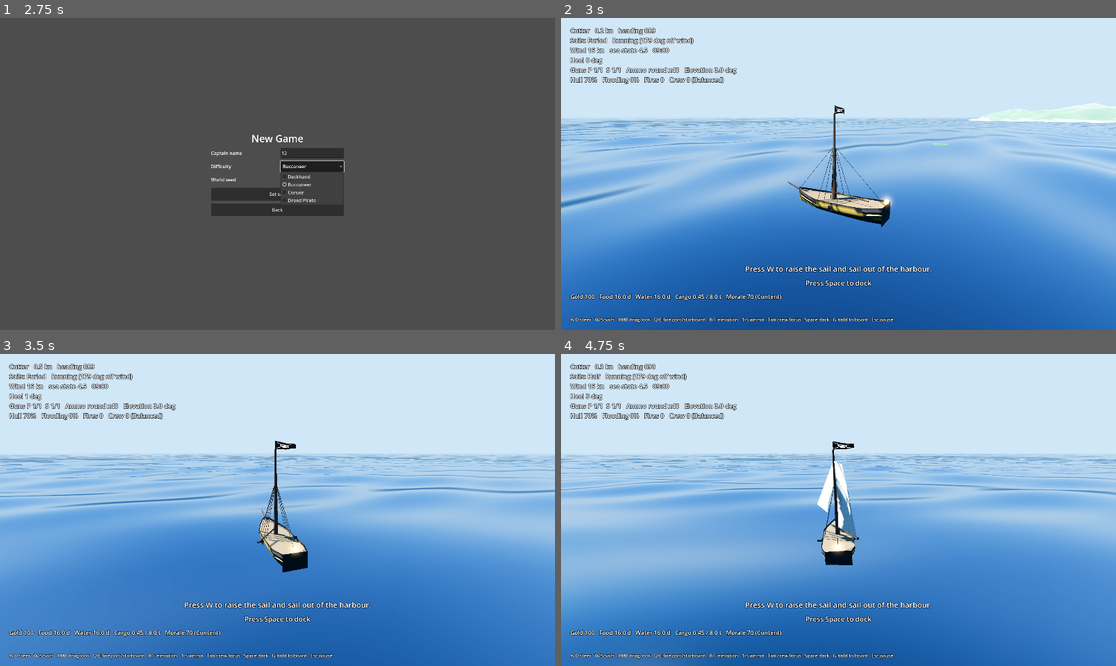
Above: before the commit, frames 1-4 (two rows, left to right).
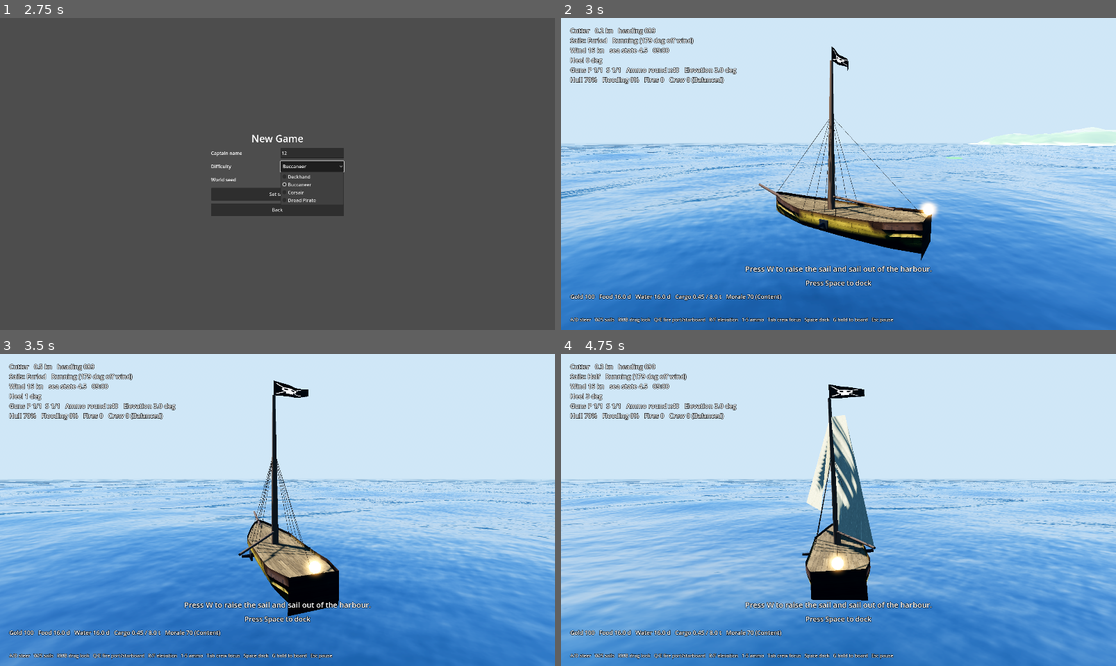
Above: after the commit, the same moments.

Repository: xsevcikr/Pirate_Empire
Game: Godot game, scene res://scenes/main_menu.tscn
The game is run twice, just before and just after one commit, with the same random seed, the same clock (stepped at 60 frames per second) and the same inputs.
Inputs (mouse positions are in pixels of both pictures, inside the frame that each line leads up to):
- Up to frame 1 (2.75 s): click "New Game" at 0.5 s; click (310, 152) at 1.27 s; type "12" at 1.35 s; click "Buccaneer" at 2 s
- Up to frame 2 (3 s): click "Set sail" at 2.75 s
- Up to frame 3 (3.5 s): no input
- Up to frame 4 (4.75 s): tap W (sail_up) at 3.5, 4.25 s; move the mouse to (960, 494) at 3.52 s; hold D (steer_right) 3.53-4.25 s; tap 1 (ammo_1) at 3.6 s; click (960, 494) at 3.67 s; drag from (727, 525) to (810, 572) at 4.27 s

Frame 1 is identical in both runs. In frame 2, 32% of the frame differs, in the area x 0-100%, y 9-100%; in frame 3, 29%; in frame 4, 44%.

Commit message:
Graphics: rippled sea with foam, planked hull, sailors on deck, closer chase camera, warmer canvas

Diff:
--- a/shaders/ocean.gdshader
+++ b/shaders/ocean.gdshader
@@ -8,8 +8,8 @@
 uniform vec4 wave_a[12];
 uniform vec4 wave_b[12];
 uniform float ocean_time = 0.0;
-uniform vec3 shallow_color : source_color = vec3(0.247, 0.816, 0.788);
-uniform vec3 deep_color : source_color = vec3(0.043, 0.165, 0.29);
+uniform vec3 shallow_color : source_color = vec3(0.1, 0.62, 0.62);
+uniform vec3 deep_color : source_color = vec3(0.012, 0.075, 0.15);
 uniform vec3 sky_color : source_color = vec3(0.55, 0.7, 0.9);
 uniform vec3 foam_color : source_color = vec3(0.95, 0.97, 1.0);
 uniform float fade_start = 900.0;
@@ -18,6 +18,29 @@
 varying float v_height;
 varying float v_foam;
 varying float v_amp_scale;
+varying vec3 v_world;
+
+float hash(vec2 p) {
+	return fract(sin(dot(p, vec2(127.1, 311.7))) * 43758.5453);
+}
+
+float noise(vec2 p) {
+	vec2 i = floor(p);
+	vec2 f = fract(p);
+	f = f * f * (3.0 - 2.0 * f);
+	return mix(mix(hash(i), hash(i + vec2(1.0, 0.0)), f.x), mix(hash(i + vec2(0.0, 1.0)), hash(i + vec2(1.0, 1.0)), f.x), f.y);
+}
+
+float fbm(vec2 p) {
+	float v = 0.0;
+	float a = 0.5;
+	for (int i = 0; i < 4; i++) {
+		v += a * noise(p);
+		p = p * 2.07 + vec2(11.3, 7.1);
+		a *= 0.5;
+	}
+	return v;
+}
 
 void vertex() {
 	vec3 world = (MODEL_MATRIX * vec4(VERTEX, 1.0)).xyz;
@@ -51,18 +74,37 @@
 	v_height = disp.y;
 	v_foam = smoothstep(0.4, 0.7, pinch) * fade;
 	v_amp_scale = max(total_amp, 0.05);
+	v_world = world + disp;
 }
 
 void fragment() {
-	float ndv = clamp(dot(normalize(NORMAL), normalize(VIEW)), 0.0, 1.0);
+	vec3 cam = (INV_VIEW_MATRIX * vec4(0.0, 0.0, 0.0, 1.0)).xyz;
+	float dist = distance(v_world.xz, cam.xz);
+	float near = 1.0 - smoothstep(40.0, 700.0, dist);
+	// small ripples on top of the big swell, scrolling with the wind
+	vec2 p = v_world.xz;
+	float t = ocean_time;
+	vec2 e = vec2(0.12, 0.0);
+	vec2 q = p * 0.33 + vec2(t * 0.35, t * 0.12);
+	float h0 = fbm(q);
+	vec2 g = vec2(fbm(q + e.xy) - h0, fbm(q + e.yx) - h0) / e.x;
+	vec2 q2 = p * 1.1 - vec2(t * 0.5, -t * 0.3);
+	float h2 = fbm(q2);
+	g += vec2(fbm(q2 + e.xy) - h2, fbm(q2 + e.yx) - h2) / e.x * 0.2;
+	vec3 wn = (INV_VIEW_MATRIX * vec4(normalize(NORMAL), 0.0)).xyz;
+	wn = normalize(wn + vec3(-g.x, 0.0, -g.y) * 0.07 * near);
+	NORMAL = normalize((VIEW_MATRIX * vec4(wn, 0.0)).xyz);
+	float ndv = clamp(dot(NORMAL, normalize(VIEW)), 0.0, 1.0);
 	float fresnel = 0.02 + 0.98 * pow(1.0 - ndv, 5.0);
 	float crest = clamp(v_height / v_amp_scale * 0.5 + 0.5, 0.0, 1.0);
-	vec3 water = mix(deep_color, shallow_color, crest * 0.5);
-	vec3 col = mix(water, foam_color, v_foam);
+	vec3 water = mix(deep_color, shallow_color, crest * 0.55 + 0.15 * h0);
+	// foam: crest lines broken up by noise, plus streaks in the troughs of the ripple field
+	float breakup = fbm(p * 0.8 + vec2(t * 0.15, 0.0));
+	float foam = clamp(v_foam * (0.4 + 1.2 * breakup) + smoothstep(0.8, 0.95, h2) * crest * 0.25 * near, 0.0, 1.0);
+	vec3 col = mix(water, foam_color, foam);
 	ALBEDO = col;
-	ROUGHNESS = mix(0.08, 0.85, v_foam);
-	SPECULAR = 0.5;
+	ROUGHNESS = mix(0.06, 0.85, foam);
+	SPECULAR = 0.6;
 	METALLIC = 0.0;
-	// Sky reflection and crest subsurface glow
-	EMISSION = 0.45 * fresnel * sky_color * (1.0 - v_foam) + shallow_color * 0.12 * crest * crest * (1.0 - v_foam);
+	EMISSION = 0.5 * fresnel * sky_color * (1.0 - foam) + shallow_color * 0.2 * crest * crest * (1.0 - foam);
 }
--- a/shaders/sail.gdshader
+++ b/shaders/sail.gdshader
@@ -7,7 +7,7 @@
 uniform float damage : hint_range(0.0, 1.0) = 0.0;
 uniform vec3 bulge_dir = vec3(0.0, 0.0, -1.0);
 uniform float bulge_depth = 2.0;
-uniform vec3 canvas_color : source_color = vec3(0.97, 0.92, 0.80);
+uniform vec3 canvas_color : source_color = vec3(0.80, 0.72, 0.55);
 uniform vec3 stain_color : source_color = vec3(0.55, 0.45, 0.32);
 uniform float time_offset = 0.0;
 
--- a/shaders/wood.gdshader
+++ b/shaders/wood.gdshader
@@ -1,4 +1,5 @@
 shader_type spatial;
+render_mode cull_disabled;
 // Weathered planks: grooves, per-plank tint, grain and butt joints, from object-space position.
 
 uniform vec3 wood_color : source_color = vec3(0.50, 0.34, 0.19);
@@ -8,8 +9,11 @@
 uniform bool along_x = false;
 uniform float wear : hint_range(0.0, 1.0) = 0.5;
 uniform float rough = 0.85;
+uniform bool use_vertex_color = false;
+uniform vec3 tint : source_color = vec3(1.0);
 
 varying vec3 v_obj;
+varying vec4 v_col;
 
 float hash(vec2 p) {
 	return fract(sin(dot(p, vec2(127.1, 311.7))) * 43758.5453);
@@ -24,6 +28,7 @@
 
 void vertex() {
 	v_obj = VERTEX;
+	v_col = COLOR;
 }
 
 void fragment() {
@@ -40,7 +45,11 @@
 	c *= 0.78 + 0.35 * grain;
 	c = mix(c, c * vec3(0.8, 0.82, 0.86), wear * noise(p.xz * 2.2 + p.y));
 	c *= mix(0.35, 1.0, groove * jline);
-	ALBEDO = c;
+	if (use_vertex_color) {
+		float m = dot(c, vec3(0.33)) / 0.36;
+		c = v_col.rgb * clamp(m, 0.45, 1.5);
+	}
+	ALBEDO = c * tint;
 	ROUGHNESS = rough - 0.15 * grain;
 	SPECULAR = 0.25;
 }
--- a/src/combat/deck/deck_fighter_view.gd
+++ b/src/combat/deck/deck_fighter_view.gd
@@ -22,6 +22,8 @@
 }
 
 var fighter: FighterState
+var show_label: bool = true
+var pose_idle_only: bool = false  ## ship-board crew: no fight, only breathing and a slow turn
 var _body: Node3D
 var _hips: Node3D
 var _leg_l: Node3D
@@ -105,6 +107,7 @@
 		var ring: MeshInstance3D = DeckArt.add_mesh(self, DeckArt.cyl(0.62, 0.62, 0.02, 24), _glow(Color(1.0, 0.8, 0.25)), Vector3(0, 0.03, 0))
 		ring.name = "Ring"
 	_label = Label3D.new()
+	_label.visible = show_label
 	_label.billboard = BaseMaterial3D.BILLBOARD_ENABLED
 	_label.font_size = 18
 	_label.pixel_size = 0.01
--- a/src/player/camera_rig.gd
+++ b/src/player/camera_rig.gd
@@ -2,8 +2,8 @@
 extends Node3D
 ## Third-person chase camera: 28 m behind, 11 m up, FOV 65. Right mouse drag orbits freely.
 
-const DISTANCE: float = 28.0
-const HEIGHT: float = 11.0
+const DISTANCE: float = 24.0
+const HEIGHT: float = 8.5
 const FOLLOW_LAG: float = 2.5
 const FOV_DEG: float = 65.0
 
@@ -49,7 +49,7 @@
 	var back := Vector3(-sin(yaw), 0.0, -cos(yaw))
 	var scale: float = 1.0
 	if target is Ship:
-		scale = clampf((target as Ship).stats.length_m / 18.0, 1.0, 3.2)
+		scale = clampf((target as Ship).stats.length_m / 18.0, 0.7, 3.2)
 	var height: float = (HEIGHT + _orbit_pitch * 25.0) * scale
 	var pos: Vector3 = target.global_position + back * DISTANCE * scale + Vector3.UP * height
 	global_position = pos
--- a/src/ships/ship.gd
+++ b/src/ships/ship.gd
@@ -279,13 +279,13 @@
 
 var sink_started: bool = false
 var visuals: ShipVisuals
-var _hull_material: StandardMaterial3D
+var _hull_material: ShaderMaterial
 
 
 func _update_damage_visuals() -> void:
 	if _hull_material:
 		var f: float = damage.hull_fraction()
-		_hull_material.albedo_color = Color.WHITE.lerp(Color(0.35, 0.3, 0.3), 1.0 - f)
+		_hull_material.set_shader_parameter("tint", Color.WHITE.lerp(Color(0.35, 0.3, 0.3), 1.0 - f))
 
 
 func _process(delta: float) -> void:
--- a/src/ships/ship_visuals.gd
+++ b/src/ships/ship_visuals.gd
@@ -8,7 +8,7 @@
 var ship: Ship
 var stats: ShipStats
 var root: Node3D
-var hull_material: StandardMaterial3D
+var hull_material: ShaderMaterial
 var mast_groups: Array[Node3D] = []
 var sail_materials: Array[ShaderMaterial] = []
 var _tiers: Array[Dictionary] = []  # {node, material, rig, tier, mast, square}
@@ -17,6 +17,9 @@
 var _spray_r: CPUParticles3D
 var _time: float = 0.0
 var _rig_yaw: PackedFloat32Array = PackedFloat32Array()
+var _hands: Array[DeckFighterView] = []
+var _hands_root: Node3D
+const MAX_VISIBLE_HANDS: int = 9
 
 
 static func half_width(stats: ShipStats, t: float) -> float:
@@ -91,7 +94,7 @@
 	verts.append(Vector3(sw * 0.93, stop, zc))
 	verts.append(Vector3(-sw * 0.93, stop, zc))
 	for v in 4:
-		cols.append(Color(0.1, 0.06, 0.04))
+		cols.append(Color(0.24, 0.14, 0.08))
 	idx.append_array([base, base + 1, base + 2, base, base + 2, base + 3])
 	# Deck
 	var deck_y: float = F * 0.78
@@ -109,13 +112,16 @@
 		var a2: int = db + i * 2
 		idx.append_array([a2, a2 + 1, a2 + 2, a2 + 1, a2 + 3, a2 + 2])
 	var mesh := _mesh_from(verts, cols, idx)
-	hull_material = StandardMaterial3D.new()
-	hull_material.vertex_color_use_as_albedo = true
-	hull_material.roughness = 0.78
-	hull_material.cull_mode = BaseMaterial3D.CULL_DISABLED
+	var planks := ShaderMaterial.new()
+	hull_material = planks
+	planks.shader = load("res://shaders/wood.gdshader")
+	planks.set_shader_parameter("use_vertex_color", true)
+	planks.set_shader_parameter("plank_width", 0.28)
+	planks.set_shader_parameter("plank_len", 3.5)
+	planks.set_shader_parameter("wear", 0.7)
 	var mi := MeshInstance3D.new()
 	mi.mesh = mesh
-	mi.material_override = hull_material
+	mi.material_override = planks
 	root.add_child(mi)
 
 
@@ -124,7 +130,7 @@
 		return Color(0.30, 0.10, 0.06)  # copper-red below the waterline
 	if y > F - 1.05 and y < F - 0.35:
 		return Color(0.78, 0.58, 0.16)  # gun-row stripe
-	return Color(0.09, 0.06, 0.045)
+	return Color(0.26, 0.15, 0.085)
 
 
 ## Builds an ArrayMesh with outward-facing, consistent normals (winding is fixed per triangle).
@@ -479,9 +485,47 @@
 		mast_groups[index].visible = vis
 
 
+## Sailors on deck: figures stand at fixed stations along the deck, one per two hands up to a cap. Only the
+## player's ship carries them, to keep eight-ship battles inside the frame budget.
+func _sync_hands() -> void:
+	if ship.ai != null or ship.crew == null:
+		return
+	var want: int = mini(ceili(float(ship.crew.count) / 2.0), MAX_VISIBLE_HANDS)
+	if want == _hands.size():
+		return
+	if _hands_root == null:
+		_hands_root = Node3D.new()
+		_hands_root.name = "Hands"
+		ship.add_child(_hands_root)
+	while _hands.size() > want:
+		var gone: DeckFighterView = _hands.pop_back()
+		gone.queue_free()
+	var types: Array[String] = ["seasoned", "green", "swordsman", "gunner", "green", "seasoned", "bosun", "green", "musketeer"]
+	while _hands.size() < want:
+		var i: int = _hands.size()
+		var f: FighterState = FighterState.make_crew(types[i % types.size()])
+		f.id = 100 + i * 3
+		f.melee = "cutlass"
+		var side: float = 1.0 if i % 2 == 0 else -1.0
+		var z: float = lerpf(-0.22, 0.4, float(i) / float(maxi(MAX_VISIBLE_HANDS - 1, 1))) * stats.length_m
+		var t: float = z / stats.length_m + 0.5
+		f.pos = Vector2(side * (half_width(stats, t) * 0.55 + 0.1 * float(i % 3)), z)
+		f.dir = Vector2(side * 0.3, -1.0 if i % 3 == 0 else 0.4).normalized()
+		var v := DeckFighterView.new()
+		v.fighter = f
+		v.show_label = false
+		v.scale = Vector3.ONE * clampf(stats.beam_m / 7.0, 0.8, 1.0)
+		var holder := Node3D.new()
+		holder.position = Vector3(0, stats.freeboard_m * 0.78 * 0.88, 0)
+		holder.add_child(v)
+		_hands_root.add_child(holder)
+		_hands.append(v)
+
+
 ## Per-frame: sail trim, billow, tears, wake strength.
 func update(delta: float) -> void:
 	_time += delta
+	_sync_hands()
 	var wind: WindModel = ship.wind
 	if wind == null or ship.damage == null:
 		return
--- a/tools/shot_world.gd
+++ b/tools/shot_world.gd
@@ -21,6 +21,9 @@
 
 func _process(_d: float) -> bool:
 	_frames += 1
+	if _frames == 30 and current_scene.get("ship") != null:
+		current_scene.ship.sail_level = 3
+		current_scene.ship.crew.count = 12
 	if _frames == _at:
 		root.get_texture().get_image().save_png(_out)
 		print("saved ", _out)
